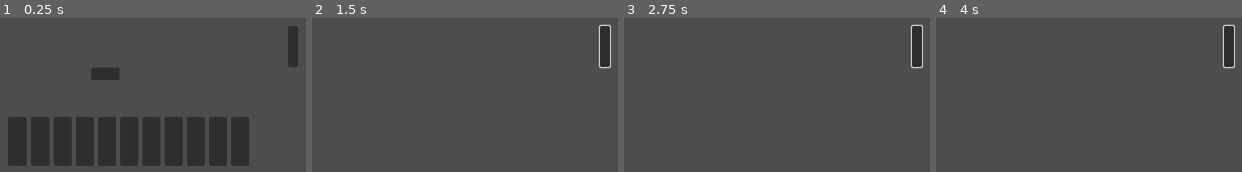
Above: before the commit, frames 1-4 (left to right).
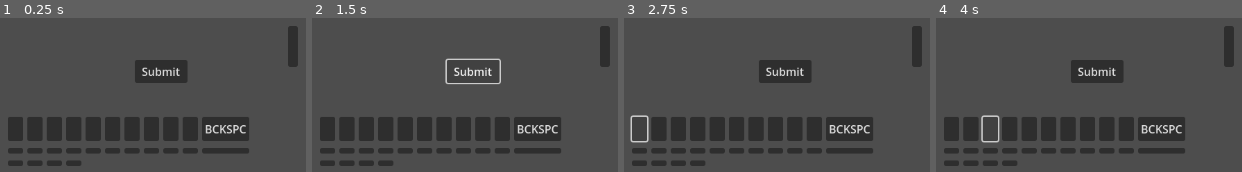
Above: after the commit, the same moments.

Repository: GRLT/Chropromet
Game: Godot game, scene res://Scenes/Components/Keyboard.tscn
Two runs of this game, one before a commit and one after it. Both use one fixed random seed, a clock stepped at 60 frames per second and the inputs below. The project has no main scene, so this scene is started directly.
Inputs (mouse positions are in pixels of both pictures, inside the frame that each line leads up to):
- Up to frame 1 (0.25 s): no input
- Up to frame 2 (1.5 s): click (605, 45) at 0.5 s; click (474, 71) at 1.25 s, where only the run after the commit has a clickable "Submit"
- Up to frame 3 (2.75 s): click (639, 128) at 2.02 s
- Up to frame 4 (4 s): click (969, 128) at 2.77 s; click (991, 128) at 3.52 s

The runs differ from the first frame. In frame 1, 15% of the frame differs, in the area x 2-82%, y 27-97%; in frame 2, 13%; in frame 3, 14%; in frame 4, 14%.
Error after the commit: Parse Error: Identifier "ProblemGenerator" not declared in the current scope. (res://Scripts/Components/Radio_Keyboard.gd:24)

Commit message:
Multiple keyboard layout support

Diff:
--- a/Scenes/Components/Keyboard.tscn
+++ b/Scenes/Components/Keyboard.tscn
@@ -19,19 +19,20 @@
 [node name="Player_Input_Screen" type="Label" parent="."]
 layout_mode = 0
 offset_left = 159.0
-offset_top = 136.0
-offset_right = 251.0
+offset_top = 54.0
+offset_right = 333.0
 offset_bottom = 161.0
 autowrap_mode = 3
 
 [node name="Submit" type="Button" parent="."]
 layout_mode = 0
-offset_left = 277.0
-offset_top = 138.0
-offset_right = 318.0
-offset_bottom = 156.0
+offset_left = 340.0
+offset_top = 127.0
+offset_right = 416.0
+offset_bottom = 160.0
+text = "Submit"
 
-[node name="QWERTZ" type="GridContainer" parent="."]
+[node name="Keyboard" type="GridContainer" parent="."]
 layout_mode = 0
 offset_left = 157.0
 offset_top = 209.0
@@ -41,59 +42,103 @@
 theme_override_constants/v_separation = 10
 columns = 11
 
-[node name="q" type="Button" parent="QWERTZ"]
+[node name="button" type="Button" parent="Keyboard"]
 layout_mode = 2
 size_flags_horizontal = 3
 size_flags_vertical = 3
 
-[node name="w" type="Button" parent="QWERTZ"]
-layout_mode = 2
-size_flags_horizontal = 3
-size_flags_vertical = 3
-text = "
-"
-
-[node name="e" type="Button" parent="QWERTZ"]
+[node name="button1" type="Button" parent="Keyboard"]
 layout_mode = 2
 size_flags_horizontal = 3
 size_flags_vertical = 3
 
-[node name="r" type="Button" parent="QWERTZ"]
+[node name="button2" type="Button" parent="Keyboard"]
 layout_mode = 2
 size_flags_horizontal = 3
 size_flags_vertical = 3
 
-[node name="t" type="Button" parent="QWERTZ"]
+[node name="button3" type="Button" parent="Keyboard"]
 layout_mode = 2
 size_flags_horizontal = 3
 size_flags_vertical = 3
 
-[node name="z" type="Button" parent="QWERTZ"]
+[node name="button4" type="Button" parent="Keyboard"]
 layout_mode = 2
 size_flags_horizontal = 3
 size_flags_vertical = 3
 
-[node name="u" type="Button" parent="QWERTZ"]
+[node name="button5" type="Button" parent="Keyboard"]
 layout_mode = 2
 size_flags_horizontal = 3
 size_flags_vertical = 3
 
-[node name="i" type="Button" parent="QWERTZ"]
+[node name="button6" type="Button" parent="Keyboard"]
 layout_mode = 2
 size_flags_horizontal = 3
 size_flags_vertical = 3
 
-[node name="o" type="Button" parent="QWERTZ"]
+[node name="button7" type="Button" parent="Keyboard"]
 layout_mode = 2
 size_flags_horizontal = 3
 size_flags_vertical = 3
 
-[node name="p" type="Button" parent="QWERTZ"]
+[node name="button8" type="Button" parent="Keyboard"]
 layout_mode = 2
 size_flags_horizontal = 3
 size_flags_vertical = 3
 
-[node name="backspace" type="Button" parent="QWERTZ"]
+[node name="button9" type="Button" parent="Keyboard"]
 layout_mode = 2
 size_flags_horizontal = 3
 size_flags_vertical = 3
+
+[node name="backspace" type="Button" parent="Keyboard"]
+layout_mode = 2
+size_flags_horizontal = 3
+size_flags_vertical = 3
+text = "BCKSPC"
+
+[node name="button10" type="Button" parent="Keyboard"]
+layout_mode = 2
+
+[node name="button11" type="Button" parent="Keyboard"]
+layout_mode = 2
+
+[node name="button12" type="Button" parent="Keyboard"]
+layout_mode = 2
+
+[node name="button13" type="Button" parent="Keyboard"]
+layout_mode = 2
+
+[node name="button14" type="Button" parent="Keyboard"]
+layout_mode = 2
+
+[node name="button15" type="Button" parent="Keyboard"]
+layout_mode = 2
+
+[node name="button16" type="Button" parent="Keyboard"]
+layout_mode = 2
+
+[node name="button17" type="Button" parent="Keyboard"]
+layout_mode = 2
+
+[node name="button18" type="Button" parent="Keyboard"]
+layout_mode = 2
+
+[node name="button19" type="Button" parent="Keyboard"]
+layout_mode = 2
+
+[node name="button20" type="Button" parent="Keyboard"]
+layout_mode = 2
+
+[node name="button21" type="Button" parent="Keyboard"]
+layout_mode = 2
+
+[node name="button22" type="Button" parent="Keyboard"]
+layout_mode = 2
+
+[node name="button23" type="Button" parent="Keyboard"]
+layout_mode = 2
+
+[node name="button24" type="Button" parent="Keyboard"]
+layout_mode = 2
--- a/Scripts/Components/Radio_Keyboard.gd
+++ b/Scripts/Components/Radio_Keyboard.gd
@@ -1,11 +1,15 @@
 extends Control
 
-@onready var keyboard_popup = $QWERTZ
+@onready var keyboard_popup = $Keyboard
 @onready var keyboard_state = $Keyboard_State
 @onready var player_input_screen = $Player_Input_Screen
 @onready var submit_button = $Submit
 
-var keyboard = false
+var keyboard_visibilty = false
+
+enum azerty_layout {a,z,e,r,t,y,u,i,o,p,q,s,d,f,g,h,j,k,l,m,w,x,c,v,b,n}
+enum qwerty_layout {q,w,e,r,t,y,u,i,o,p,a,s,d,f,g,h,j,k,l,z,x,c,v,b,n,m}
+enum dvorak_layout {p,y,f,g,c,r,l,a,o,e,u,i,d,h,t,n,s,q,j,k,x,b,m,w,v,z}
 
 #FIXME
 #Add more keyboard presets like QWERTY, AZERTY, DVORAK
@@ -14,13 +18,23 @@
 #Input_Screen text is overflowing make it better please! [after overflow "..."]
 func _ready():
 	keyboard_state.pressed.connect(hide_reveal_keyboard)
-	for i:Button in keyboard_popup.get_children():
-		#FIXME SET THIS TO TRUE!
-		i.visible = true
-		i.pressed.connect(button_event.bind(i))
 	player_input_screen.text = ""
 
+	if !is_connected("keyboard_layout", layout_set_callback):
+		ProblemGenerator.connect("keyboard_layout", layout_set_callback)
 
+	#layout_set(dvorak_layout,keyboard_popup)
+
+func layout_set_callback(layout):
+	match layout:
+		"azerty":
+			layout_set(azerty_layout)
+		"qwerty":
+			layout_set(qwerty_layout)
+		"dvorak":
+			layout_set(dvorak_layout)
+		_:
+			assert(false, "No matching layout found, supported layout {azerty/qwerty/dvorak}")
 
 func button_event(button: Button):
 	match button.name:
@@ -31,14 +45,23 @@
 			player_input_screen.text += button.name
 
 
-
+func layout_set(layout):
+	var iter = 0
+	for i:Button in keyboard_popup.get_children():
+		i.pressed.connect(button_event.bind(i))
+		#Special button, if you want more rework this
+		if i.name == "backspace":
+			continue
+		i.name = layout.find_key(iter)
+		i.text = layout.find_key(iter)
+		iter += 1
 
 func hide_reveal_keyboard():
-	submit_button.visible = keyboard
-	player_input_screen.visible = keyboard
+	submit_button.visible = keyboard_visibilty
+	player_input_screen.visible = keyboard_visibilty
 	for i:Button in keyboard_popup.get_children():
-		i.visible = keyboard
-	if keyboard:
-		keyboard = false
+		i.visible = keyboard_visibilty
+	if keyboard_visibilty:
+		keyboard_visibilty = false
 	else:
-		keyboard = true
+		keyboard_visibilty = true
